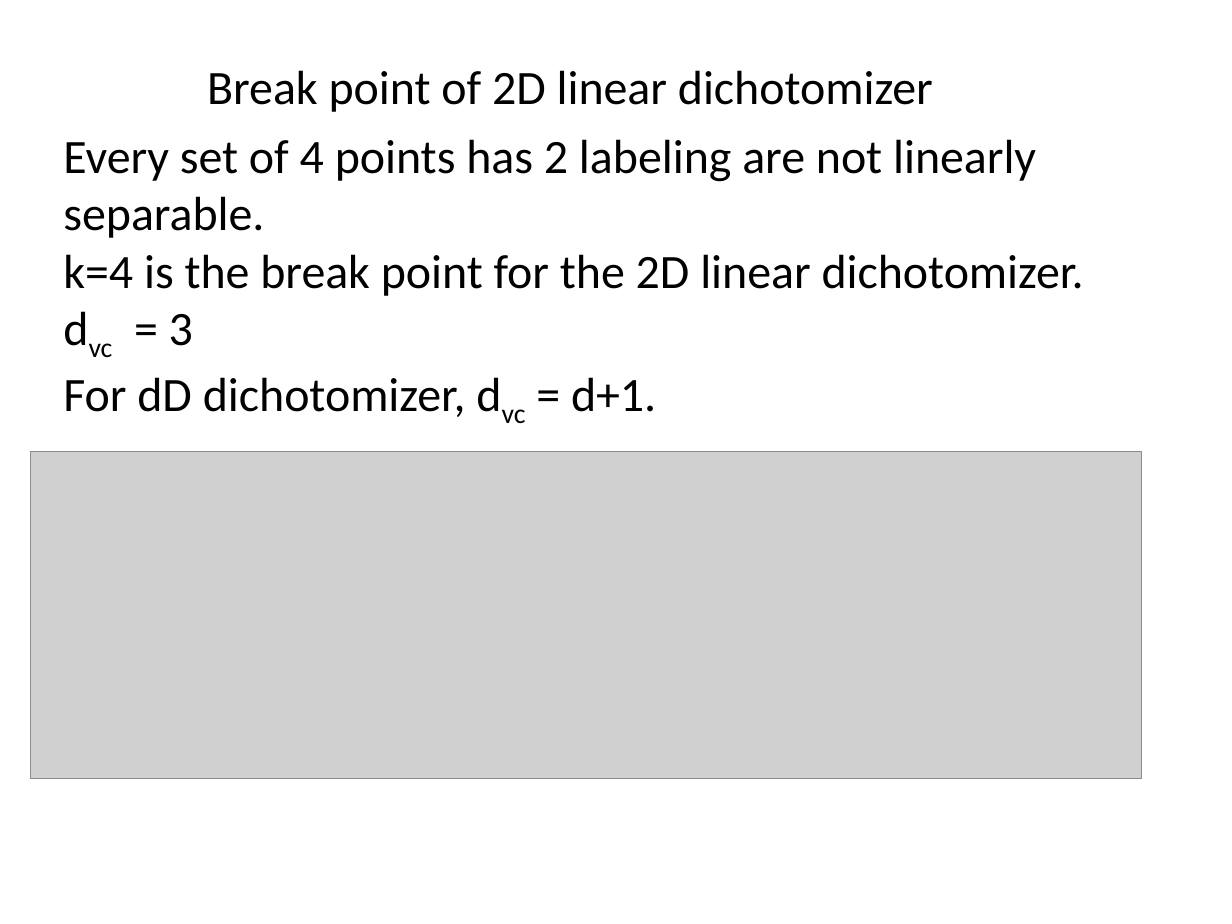
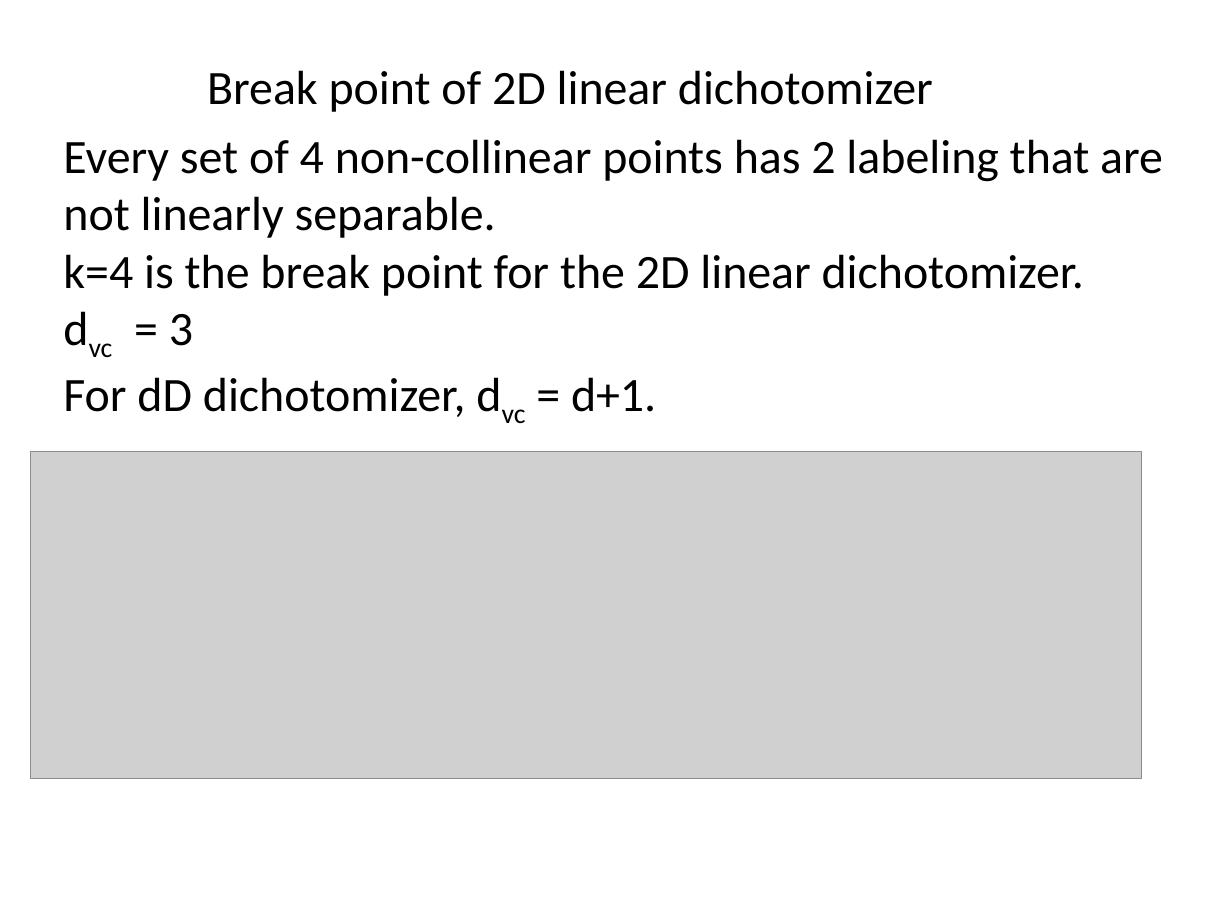
Before and after one commit to zhy9036/cs_2016_fall, a slide deck: slide 22 of 534_ANN/fundamentals of machine leaning 1.pptx (slide 23 before the commit). Drawn at 1232x924 pixels with LibreOffice and Linux fonts; fonts in the diff are those of the drawing; grey boxes stand for pictures. Boxes give left, top, right and bottom in pixels: in the first picture for what was removed or moved away, otherwise in the second. Text is boxed around its words. In the diff, an @@ line names an element or a change of style, - is before the commit and + after.

```diff
--- a/534_ANN/fundamentals of machine leaning 1.pptx
+++ b/534_ANN/fundamentals of machine leaning 1.pptx
@@ text at [63,139,1163,238]: text changed @@
-Every set of 4 points has 2 labeling are not linearly
-separable.
+Every set of 4 non-collinear points has 2 labeling that are
+not linearly separable.
```
Also in this commit, not shown: 6 other slides changed, 4 slides added.
